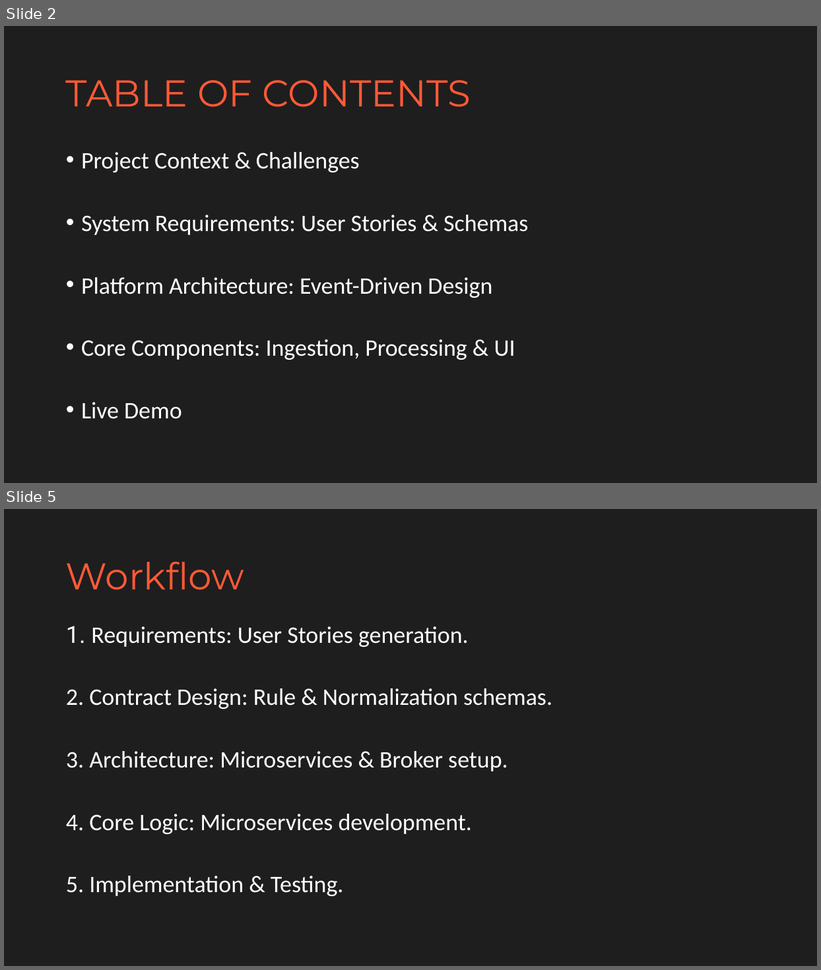
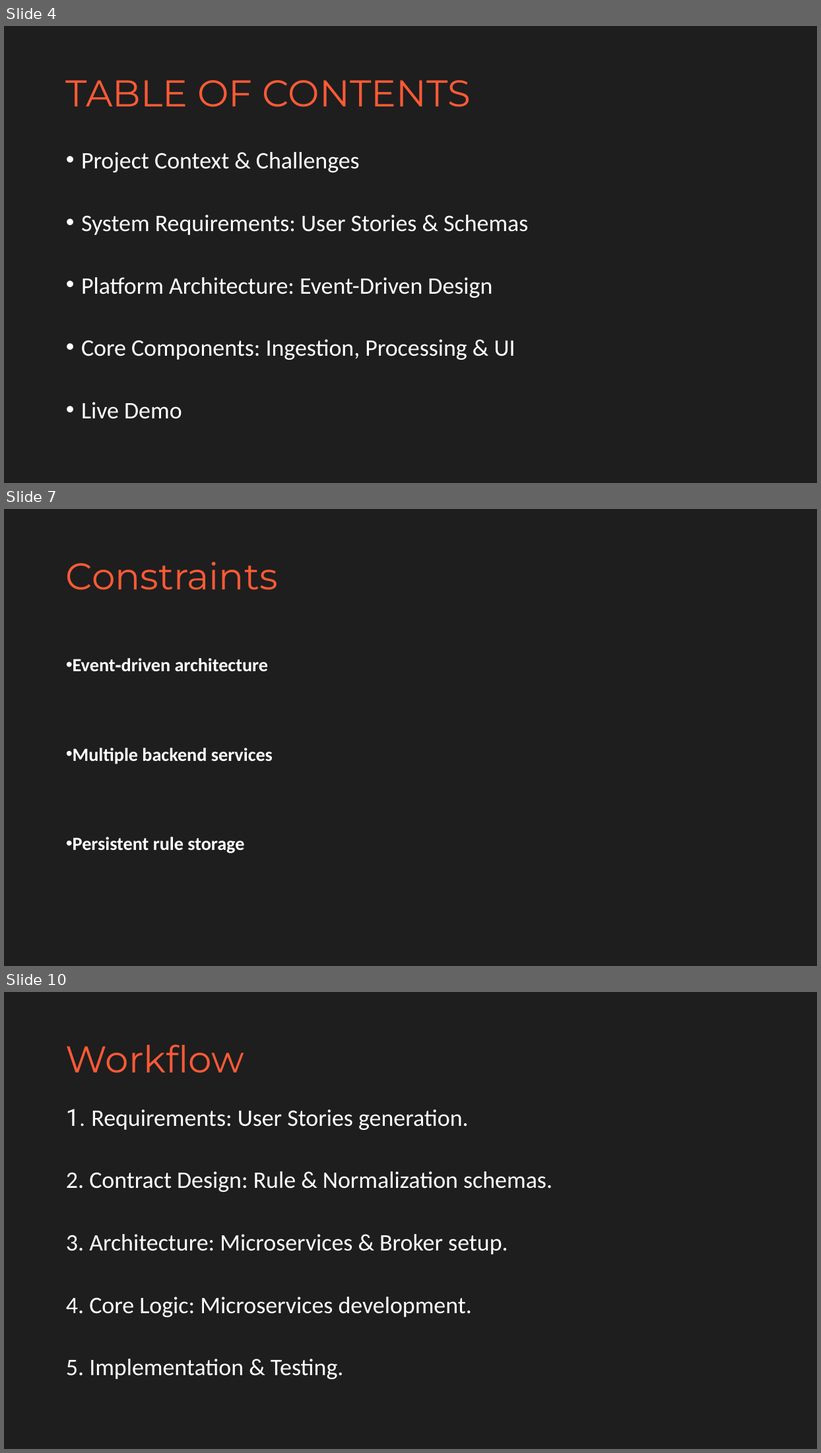
Before and after one commit to abdulkader2230150-creator/2230150_promptEngineers, a slide deck: booklets/presentation_MARS.pptx. Shown one above the other, each under a label of ours: slides 2 and 5 before the commit, slides 4, 7 and 10 after it; the slides between them are not shown. The pictures are 821x970 and 821x1453 pixels, drawn with LibreOffice and Linux fonts; fonts in the diff are those of the drawing. Boxes give left, top, right and bottom in pixels: in the first picture for what was removed or moved away, otherwise in the second. Text is boxed around its words. In the diff, an @@ line names an element or a change of style, - is before the commit and + after.

```diff
--- a/booklets/presentation_MARS.pptx
+++ b/booklets/presentation_MARS.pptx
@@ slide 7 added at bbox=[4, 509, 817, 966], background #1E1E1E @@
@@ title added at bbox=[66, 562, 278, 590], 44 pt, text #FF5A36 @@
+Constraints
@@ text added at bbox=[73, 658, 273, 854], 22 pt, text #FFFFFF, bold @@
+• Event‑driven architecture
+• Multiple backend services
+• Persistent rule storage
@@ what was slide 2 is now slide 4 @@
@@ what was slide 5 is now slide 10 @@
```
Also in this commit, not shown: 3 slides changed, 6 other slides added, 2 slides removed.
